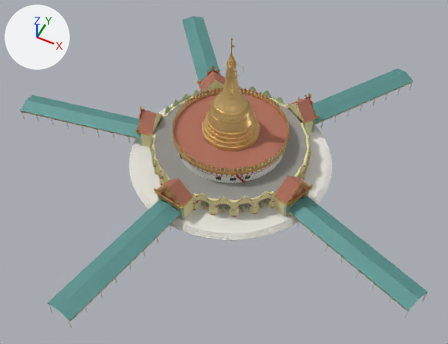
One commit to the Blender file Games/CityLegends/build/landmarks/kaba_aye/kaba_aye.blend: the scene before it, then after it.
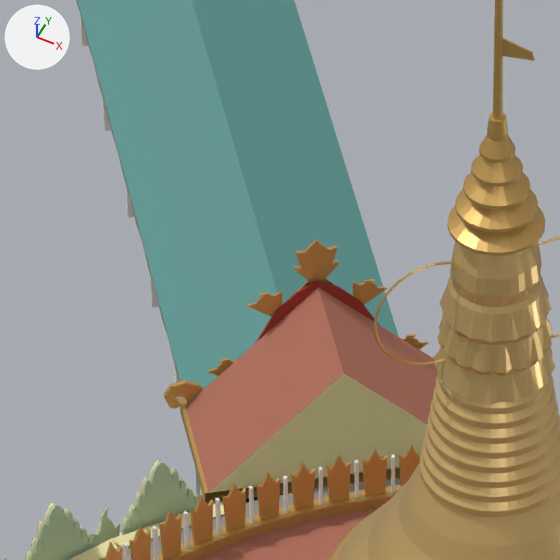
The first picture shows the older version from a 50 mm camera at (42.5, -88.3, 104.7) aimed at (3.9, -11.0, 8.2). The close-ups show the older and then the newer version on the part from 40% to 53% of the width and 12% to 29% of the height of that picture. Only the edits that show in the close-ups are written down. The axes (+X, +Y, +Z) are drawn at upper left. The lights are the same throughout.

Names of what the first close-up shows: '10_walkway5_YgnCorrugatedZinc_Green', '1_hti_YgnGoldPlate_Trim', '2_banana_bud_YgnGoldLeaf_Bell', '3_lotus_petal_bands_YgnGoldLeaf_Bell', '4_bell_YgnGoldLeaf_Bell', '6_upper_terrace_ring_YgnGoldPlate_Trim', '6_upper_terrace_ring_YgnPaint_RoofRed', '7_bay15_YgnRenderPainted_Mint', '7_bay16_YgnRenderPainted_Mint', '8_porch5_YgnGoldPlate_Trim', '8_porch5_YgnPaint_RoofRed', '8_porch5_YgnRenderPainted_Cream' and 20 more.
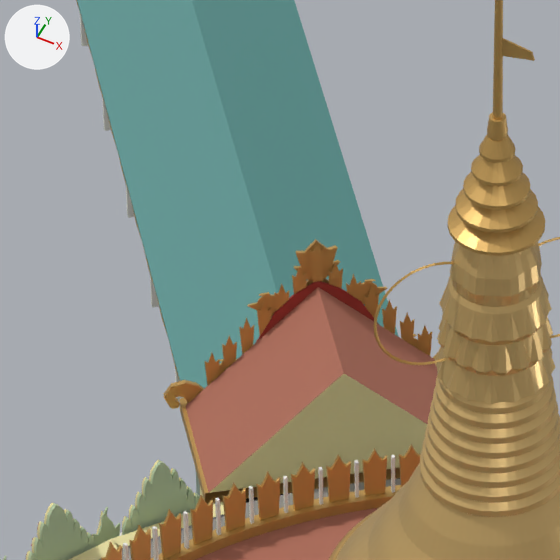
Boxes (x1, y1, x2, y2) around the edits, measured in the close-ups (560 x 560 px):
part 1 of me_8_porch_ygngoldplate_trim, added
    after: (205, 241, 432, 386)

Patch to the scene script:
```diff
--- a/Games/CityLegends/build/landmarks/kaba_aye/kaba_aye.blend.py
+++ b/Games/CityLegends/build/landmarks/kaba_aye/kaba_aye.blend.py
@@ me_8_porch_ygngoldplate_trim @@
 # used by ob_8_porch5_ygngoldplate_trim; parent = ob_8_entrance_porch; location = (0.0, 0.0, 0.0); rotation_euler = (0.0, 0.0, -5.62), in degrees (0, 0, -322)
-me_8_porch_ygngoldplate_trim.from_pydata(...)  # 374 vertices, 601 faces; spans x -4.04..4.04, y 17.6..21.35, z 1.0..10.28
+me_8_porch_ygngoldplate_trim.from_pydata(...)  # 660 vertices, 1121 faces; spans x -4.04..4.04, y 17.6..21.35, z 1.0..10.34
+# me_8_porch_ygngoldplate_trim part 1
+# 156 vertices are added at x -2.95..2.95, y 21.08..21.1, z 5.92..10.34
+# 13 new vertices lie (0.02, 0.0, -0.11) away from vertices in x -2.76..2.76, y 21.1, z 7.21..10.33
+# 13 new vertices lie (-0.06, 0.0, 0.0) away from vertices in x -2.73..2.79, y 21.08, z 7.1..10.22
+# 13 new vertices lie (-0.04, 0.0, -0.11) away from vertices in x -2.79..2.73, y 21.08, z 7.1..10.22
+# 13 new vertices lie (-0.03, 0.02, -0.12) away from vertices in x -2.79..2.73, y 21.08, z 7.1..10.22
+# 13 new vertices lie (-0.07, 0.0, -1.02) away from vertices in x -2.57..2.95, y 21.1, z 6.95..10.07
+# 13 new vertices lie (-0.04, 0.0, 0.0) away from vertices in x -2.74..2.78, y 21.1, z 7.1..10.22
+# 13 new vertices lie (-0.04, 0.0, 0.13) away from vertices in x -2.66..2.86, y 21.1, z 6.85..9.97
+# 13 new vertices lie (0.07, 0.0, -1.02) away from vertices in x -2.95..2.57, y 21.1, z 6.95..10.07
+# 13 new vertices lie (-0.03, 0.0, 0.13) away from vertices in x -2.66..2.86, y 21.08, z 6.86..9.98
+# 13 new vertices lie (-0.25, -0.02, -0.01) away from vertices in x -2.64..2.88, y 21.1, z 5.93..9.05
+# 520 new faces join them
 me_8_porch_ygngoldplate_trim.materials.append(mat_ygngoldplate_trim)
```
